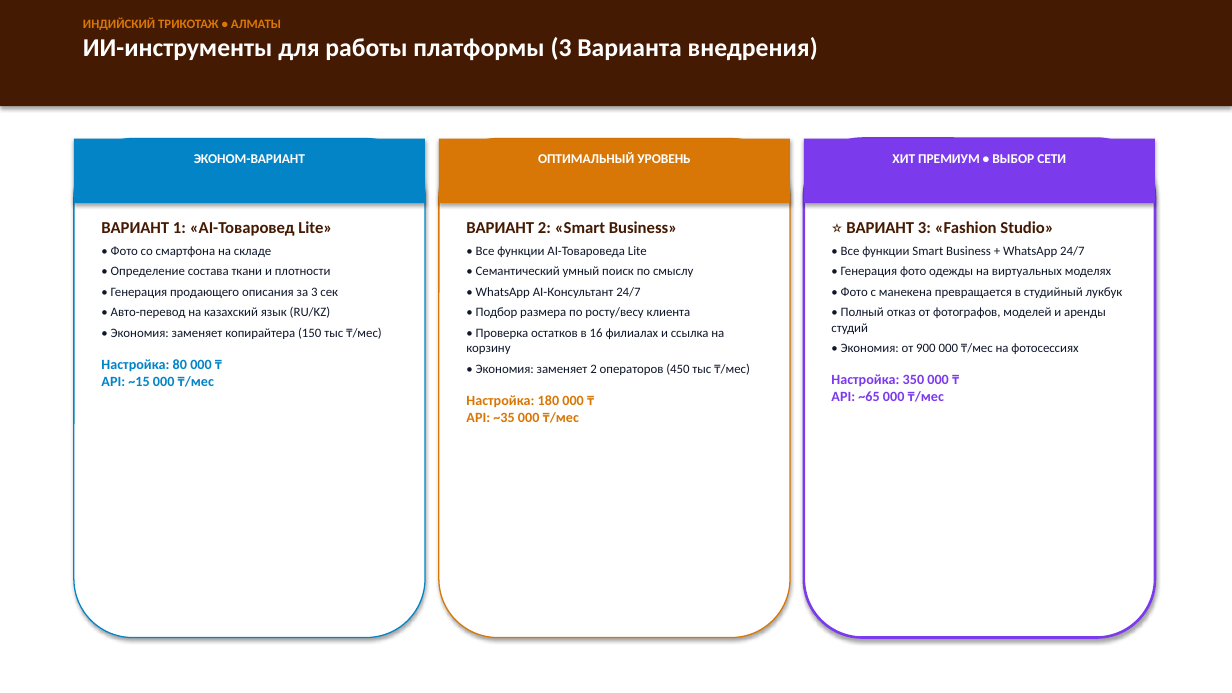
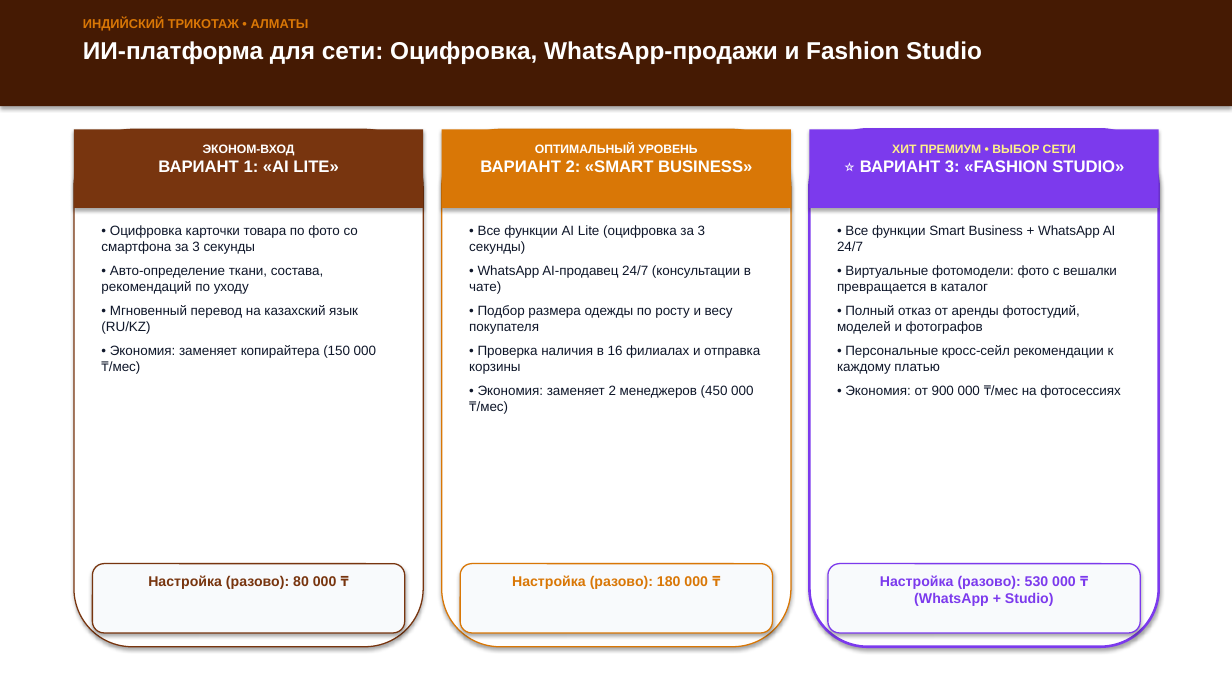
Before and after one commit to akbota17031992-lgtm/Indian_trikotazh, a slide deck: slide 4 of investor_presentation_indiatrikotaj.pptx. Drawn at 1232x693 pixels with LibreOffice and Linux fonts; fonts in the diff are those of the drawing. Boxes give left, top, right and bottom in pixels: in the first picture for what was removed or moved away, otherwise in the second. Text is boxed around its words. In the diff, an @@ line names an element or a change of style, - is before the commit and + after.

Commit message:
docs: align presentation strictly with commercial proposal tables and enhance readability

```diff
--- a/investor_presentation_indiatrikotaj.pptx
+++ b/investor_presentation_indiatrikotaj.pptx
@@ text at box(83, 18, 309, 31): font Calibri to Arial in "ИНДИЙСКИЙ ТРИКОТАЖ • АЛМАТЫ" @@
@@ text at box(83, 41, 982, 64): text changed; size 20 to 19 pt; font Calibri to Arial @@
-ИИ-инструменты для работы платформы (3 Варианта внедрения)
+ИИ-платформа для сети: Оцифровка, WhatsApp-продажи и Fashion Studio
@@ rounded rectangle: place and size @@
-rounded rectangle at box(74, 139, 425, 638)
+rounded rectangle at box(74, 129, 423, 647)
@@ rounded rectangle at box(74, 129, 423, 647): outline #0284C7 1 pt to #78350F 1 pt @@
@@ rectangle: place and size @@
-rectangle at box(74, 139, 425, 203)
+rectangle at box(74, 129, 423, 208)
@@ rectangle at box(74, 129, 423, 208): fill #0284C7 to #78350F @@
@@ text at box(158, 144, 338, 172): text changed; size 10.5 to 13 pt; font Calibri to Arial @@
-ЭКОНОМ-ВАРИАНТ
+ЭКОНОМ-ВХОД
+ВАРИАНТ 1: «AI LITE»
@@ rounded rectangle: place and size @@
-rounded rectangle at box(439, 139, 790, 638)
+rounded rectangle at box(442, 129, 791, 647)
@@ rectangle: place and size @@
-rectangle at box(439, 139, 790, 203)
+rectangle at box(442, 129, 791, 208)
@@ text "ОПТИМАЛЬНЫЙ УРОВЕНЬ": place and size @@
-text "ОПТИМАЛЬНЫЙ УРОВЕНЬ" at box(538, 152, 690, 163)
+text "ОПТИМАЛЬНЫЙ УРОВЕНЬ" at box(480, 143, 752, 172)
@@ text at box(535, 143, 697, 153): size 10.5 to 9.5 pt, font Calibri to Arial in "ОПТИМАЛЬНЫЙ УРОВЕНЬ" @@
@@ rounded rectangle: place and size @@
-rounded rectangle at box(804, 139, 1155, 638)
+rounded rectangle at box(810, 129, 1159, 647)
@@ rectangle: place and size @@
-rectangle at box(804, 139, 1155, 203)
+rectangle at box(810, 129, 1159, 208)
@@ text "ХИТ ПРЕМИУМ • ВЫБОР СЕТИ": place and size @@
-text "ХИТ ПРЕМИУМ • ВЫБОР СЕТИ" at box(892, 154, 1066, 163)
+text "ХИТ ПРЕМИУМ • ВЫБОР СЕТИ" at box(860, 144, 1124, 172)
@@ text at box(892, 144, 1076, 153): size 10.5 to 9.5 pt, font Calibri to Arial, text colour #FFFFFF to #FEF08A in "ХИТ ПРЕМИУМ • ВЫБОР СЕТИ" @@
@@ text at box(480, 160, 752, 172): paragraph added @@
+ВАРИАНТ 2: «SMART BUSINESS»
@@ text at box(860, 160, 1124, 172): paragraph added @@
+⭐ ВАРИАНТ 3: «FASHION STUDIO»
@@ text at box(101, 225, 376, 374): text changed; size 10 to 10.5 pt; font Calibri to Arial @@
-ВАРИАНТ 1: «AI-Товаровед Lite»
-• Фото со смартфона на складе
-• Определение состава ткани и плотности
-• Генерация продающего описания за 3 сек
-• Авто-перевод на казахский язык (RU/KZ)
-• Экономия: заменяет копирайтера (150 тыс ₸/мес)
-Настройка: 80 000 ₸
-API: ~15 000 ₸/мес
+• Оцифровка карточки товара по фото со смартфона за 3 секунды
+• Авто-определение ткани, состава, рекомендаций по уходу
+• Мгновенный перевод на казахский язык (RU/KZ)
+• Экономия: заменяет копирайтера (150 000 ₸/мес)
@@ text at box(469, 225, 760, 414): text changed; size 10 to 10.5 pt; font Calibri to Arial @@
-ВАРИАНТ 2: «Smart Business»
-• Все функции AI-Товароведа Lite
-• Семантический умный поиск по смыслу
-• WhatsApp AI-Консультант 24/7
-• Подбор размера по росту/весу клиента
-• Проверка остатков в 16 филиалах и ссылка на корзину
-• Экономия: заменяет 2 операторов (450 тыс ₸/мес)
-Настройка: 180 000 ₸
-API: ~35 000 ₸/мес
+• Все функции AI Lite (оцифровка за 3 секунды)
+• WhatsApp AI-продавец 24/7 (консультации в чате)
+• Подбор размера одежды по росту и весу покупателя
+• Проверка наличия в 16 филиалах и отправка корзины
+• Экономия: заменяет 2 менеджеров (450 000 ₸/мес)
@@ text at box(837, 225, 1117, 374): text changed; size 10 to 10.5 pt; font Calibri to Arial @@
-⭐ ВАРИАНТ 3: «Fashion Studio»
-• Все функции Smart Business + WhatsApp 24/7
-• Генерация фото одежды на виртуальных моделях
-• Фото с манекена превращается в студийный лукбук
-• Полный отказ от фотографов, моделей и аренды студий
+• Все функции Smart Business + WhatsApp AI 24/7
+• Виртуальные фотомодели: фото с вешалки превращается в каталог
+• Полный отказ от аренды фотостудий, моделей и фотографов
+• Персональные кросс-сейл рекомендации к каждому платью
@@ text at box(831, 374, 948, 402): paragraph removed @@
-Настройка: 350 000 ₸
-API: ~65 000 ₸/мес
@@ text at box(845, 385, 1121, 398): size 10 to 10.5 pt, font Calibri to Arial in "• Экономия: от 900 000 ₸/мес на ..."; more space between paragraphs @@
@@ rounded rectangle added at box(92, 564, 405, 633), fill #F8FAFC, outline #78350F 1 pt @@
@@ rounded rectangle added at box(460, 564, 773, 633), fill #F8FAFC, outline #D97706 1 pt @@
@@ rounded rectangle added at box(828, 564, 1141, 633), fill #F8FAFC, outline #7C3AED 1 pt @@
@@ text added at box(148, 575, 337, 589), 11 pt, text #78350F, bold @@
+Настройка (разово): 80 000 ₸
@@ text added at box(512, 575, 708, 589), 11 pt, text #D97706, bold @@
+Настройка (разово): 180 000 ₸
@@ text added at box(880, 575, 1076, 606), 11 pt, text #7C3AED, bold @@
+Настройка (разово): 530 000 ₸ (WhatsApp + Studio)
```
Also in this commit, not shown: 1 other slide changed, 7 slides added, 7 slides removed, 4 other files.
